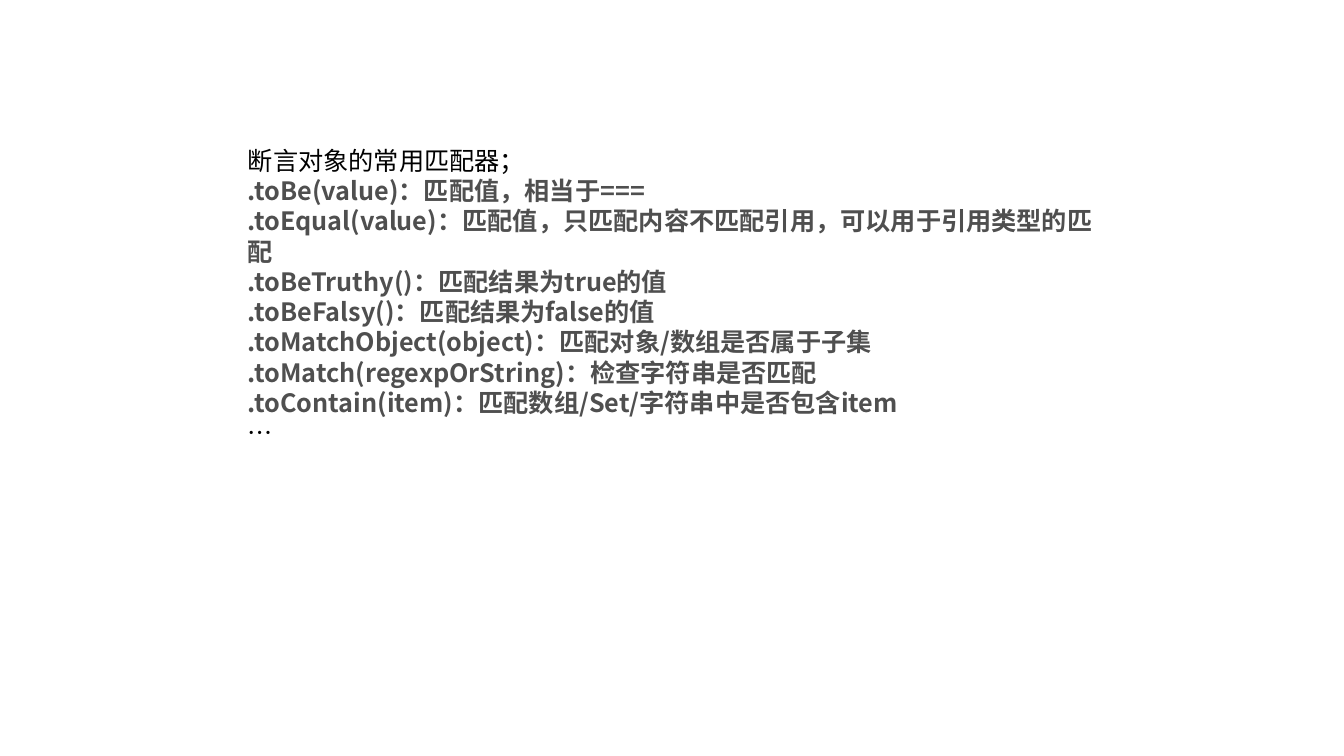
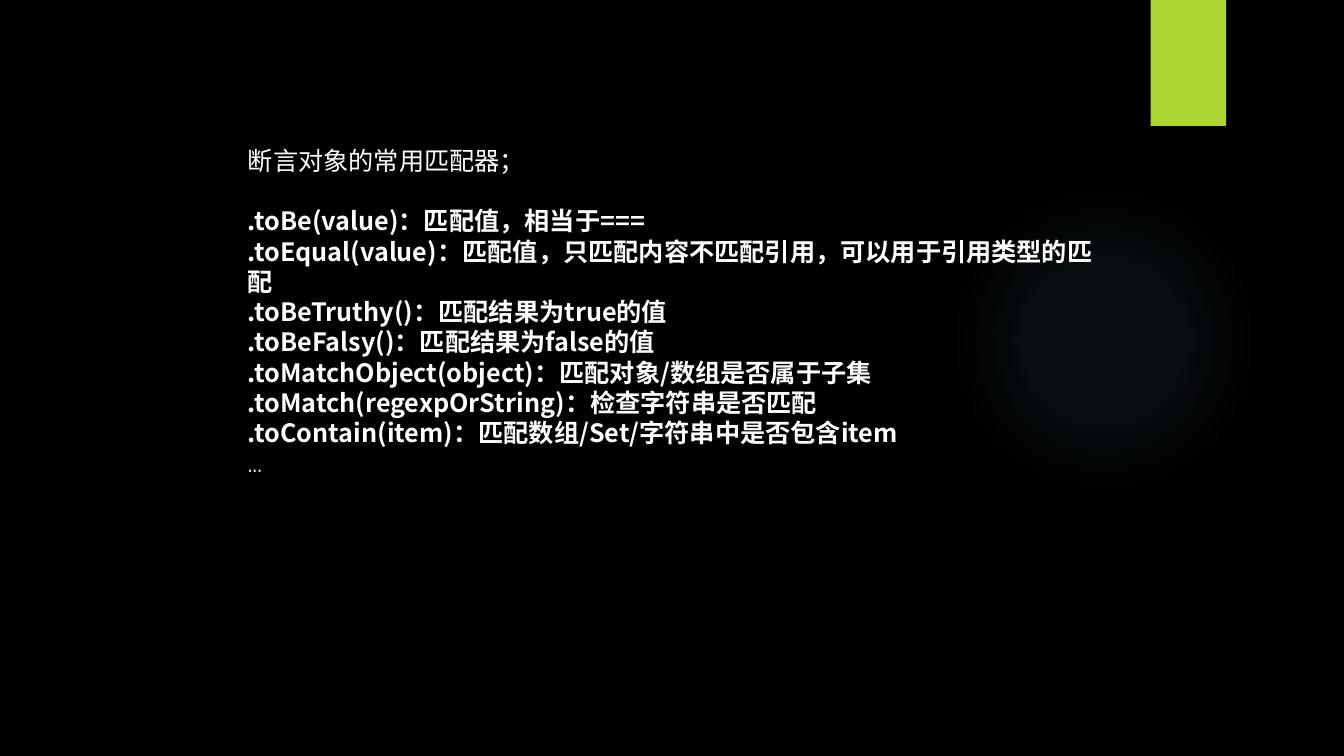
Before and after one commit to WangEbo/auto-test, a slide deck: slide 10 of 王博书的分享/自动化测试.pptx. Drawn at 1344x756 pixels with LibreOffice and Linux fonts; fonts in the diff are those of the drawing; background and template pictures are left out. Boxes give left, top, right and bottom in pixels: in the first picture for what was removed or moved away, otherwise in the second. Text is boxed around its words. In the diff, an @@ line names an element or a change of style, - is before the commit and + after.

```diff
--- a/王博书的分享/自动化测试.pptx
+++ b/王博书的分享/自动化测试.pptx
@@ background #FFFFFF to picture (left out) @@
@@ rectangle added at (1150, 0, 1226, 126), fill #ACD433 @@
@@ text "断言对象的常用匹配器；" at (248, 148, 1092, 447): font Noto Sans CJK SC to Quicksand, text colour #000000 to #FFFFFF in "断言对象的常用匹配器；", "…"; text colour #4F4F4F to #FFFFFF @@
@@ ellipse added at (949, 185, 1259, 495), fill gradient #7AC4F0 @@
```
Also in this commit, not shown: 11 other slides changed, 1 slide added, 1 slide removed.
